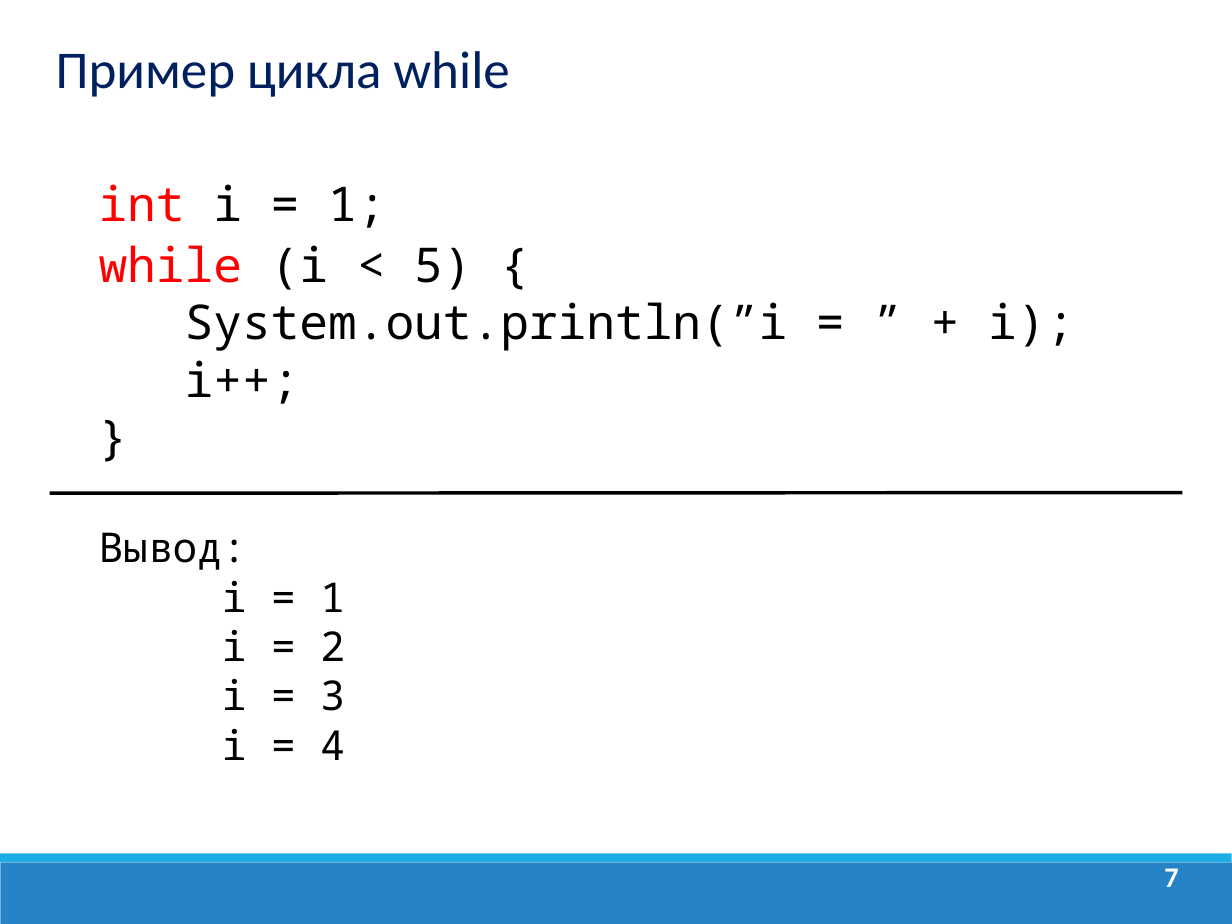
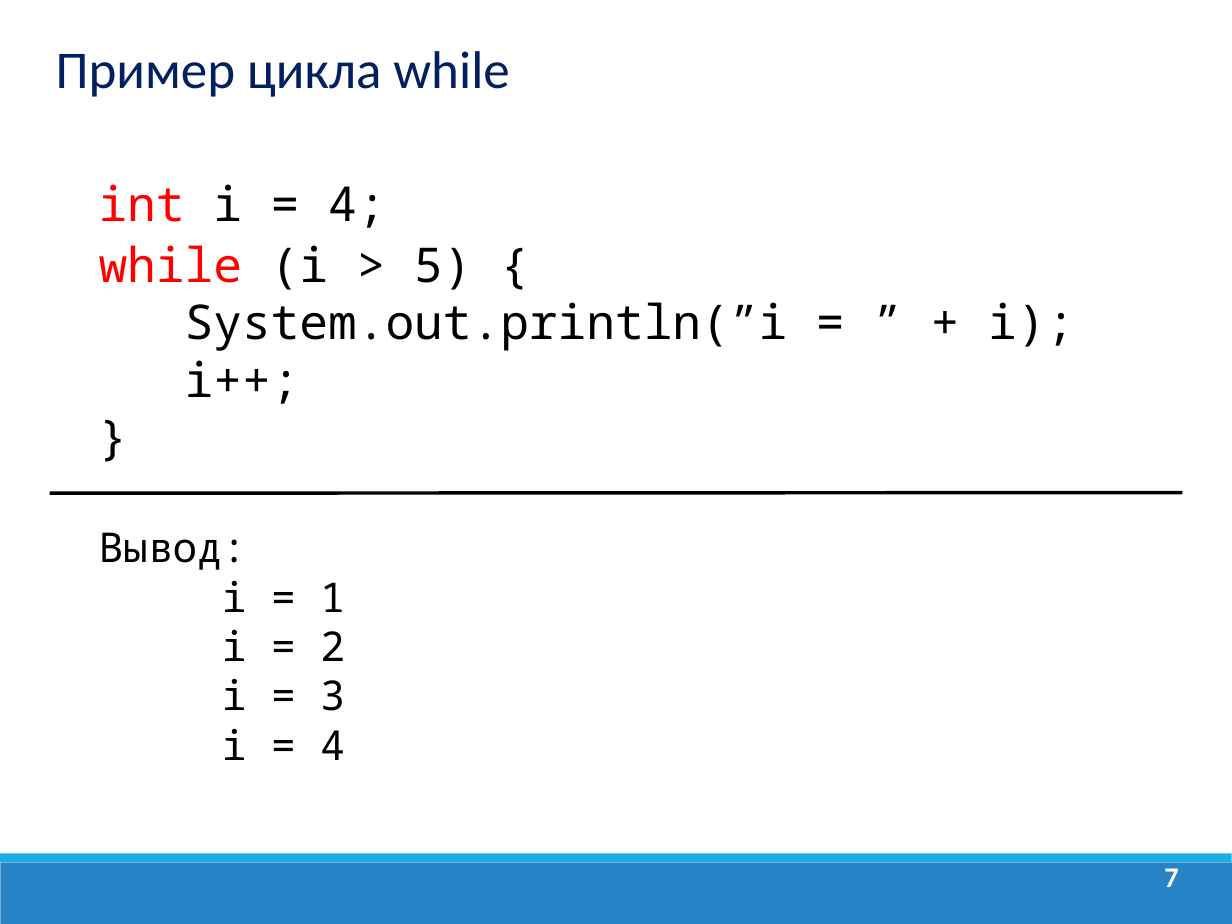
Before and after one commit to dmitry-academy/academy10022, a slide deck: slide 7 of academy10022/src/main/resources/presentation/Java Lection 4. Циклы. Массивы.ppt. Drawn at 1232x924 pixels with LibreOffice and Linux fonts; fonts in the diff are those of the drawing; background and template pictures are left out. Boxes give left, top, right and bottom in pixels: in the first picture for what was removed or moved away, otherwise in the second. Text is boxed around its words. In the diff, an @@ line names an element or a change of style, - is before the commit and + after.

```diff
--- a/academy10022/src/main/resources/presentation/Java Lection 4. Циклы. Массивы.ppt
+++ b/academy10022/src/main/resources/presentation/Java Lection 4. Циклы. Массивы.ppt
@@ text at [99,184,1074,404]: text changed @@
-  int i = 1;
-  while (i < 5) {
-  System.out.println(”i = ” + i);
-  i++;
-  }
+  int i = 4;
+  while (i > 5) {
+  System.out.println(”i = ” + i);
+  i++;
+  }
```
Also in this commit, not shown: 41 other files.
